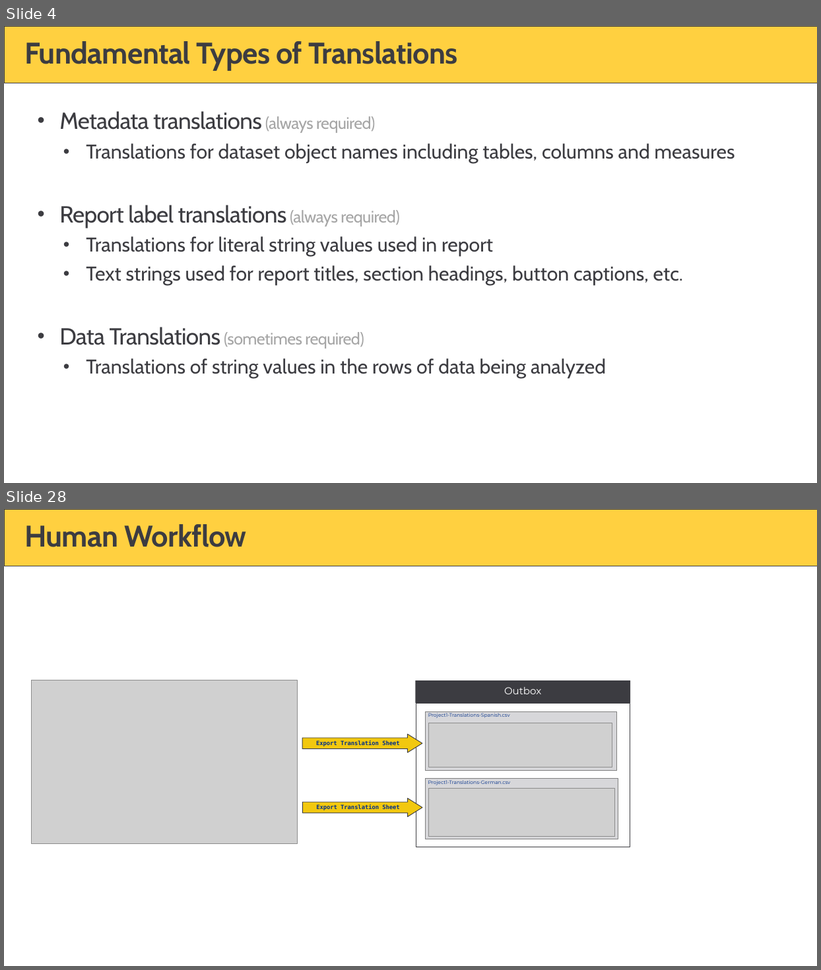
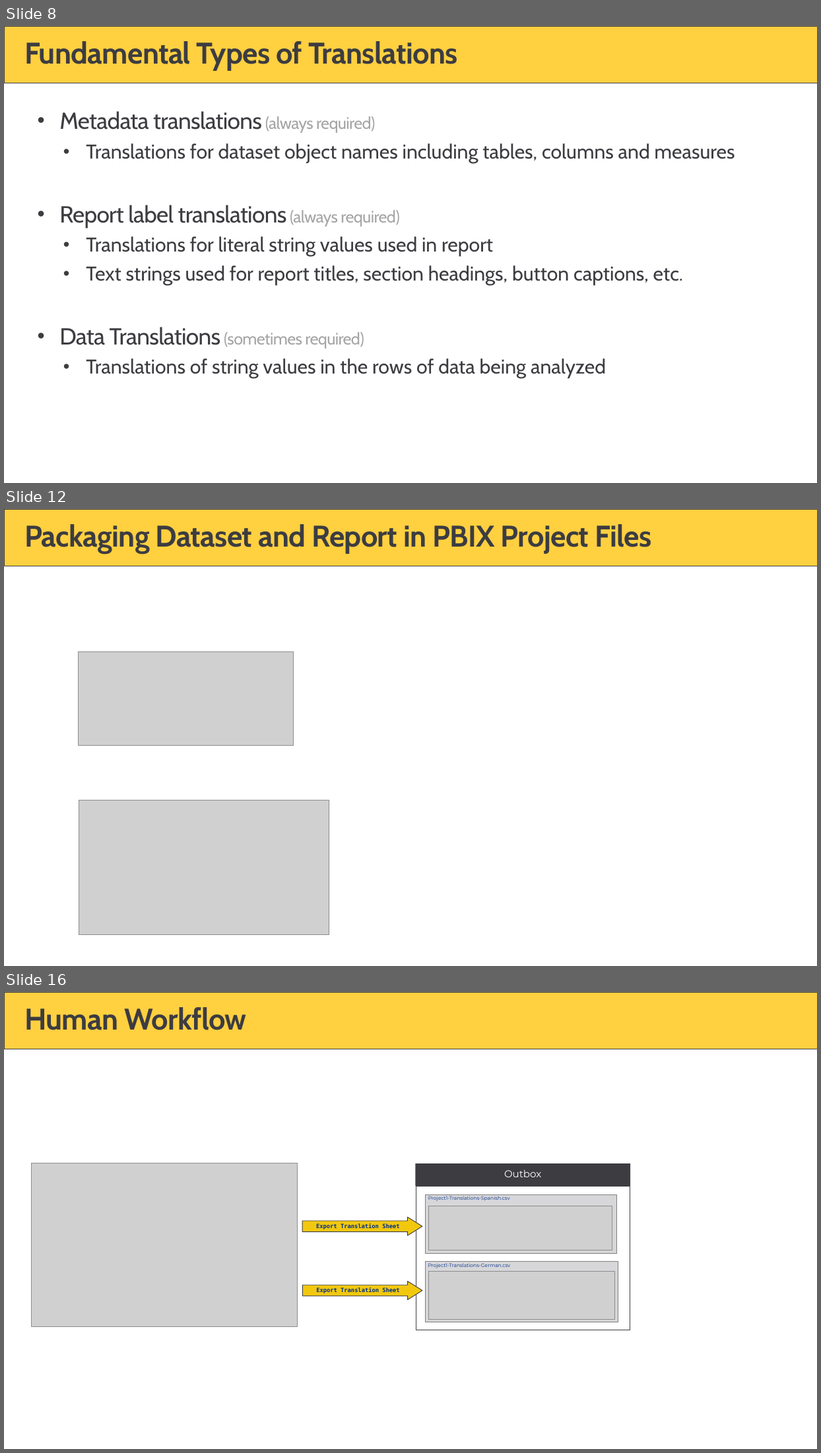
Before and after one commit to PowerBiDevCamp/TranslationsBuilder, a slide deck: Docs/Translations Builder.pptx. Shown one above the other, each under a label of ours: slides 4 and 28 before the commit, slides 8, 12 and 16 after it; the slides between them are not shown. The pictures are 821x970 and 821x1453 pixels, drawn with LibreOffice and Linux fonts; fonts in the diff are those of the drawing; grey boxes stand for pictures; background and template pictures are left out. Boxes give left, top, right and bottom in pixels: in the first picture for what was removed or moved away, otherwise in the second. Text is boxed around its words. In the diff, an @@ line names an element or a change of style, - is before the commit and + after.

```diff
--- a/Docs/Translations Builder.pptx
+++ b/Docs/Translations Builder.pptx
@@ slide 12 added at [4, 509, 817, 966], background #FFFFFF; not listed: 1 template element that a slide beside it also shows @@
@@ title added at [24, 524, 651, 554], 36 pt, text #3C3C41, bold @@
+Packaging Dataset and Report in PBIX Project Files
@@ picture added at [78, 652, 293, 745] @@
@@ picture added at [79, 800, 329, 935] @@
@@ what was slide 4 is now slide 8 @@
@@ what was slide 28 is now slide 16 @@
```
Also in this commit, not shown: 8 slides changed, 4 other slides added, 15 slides removed, 2 other files.
